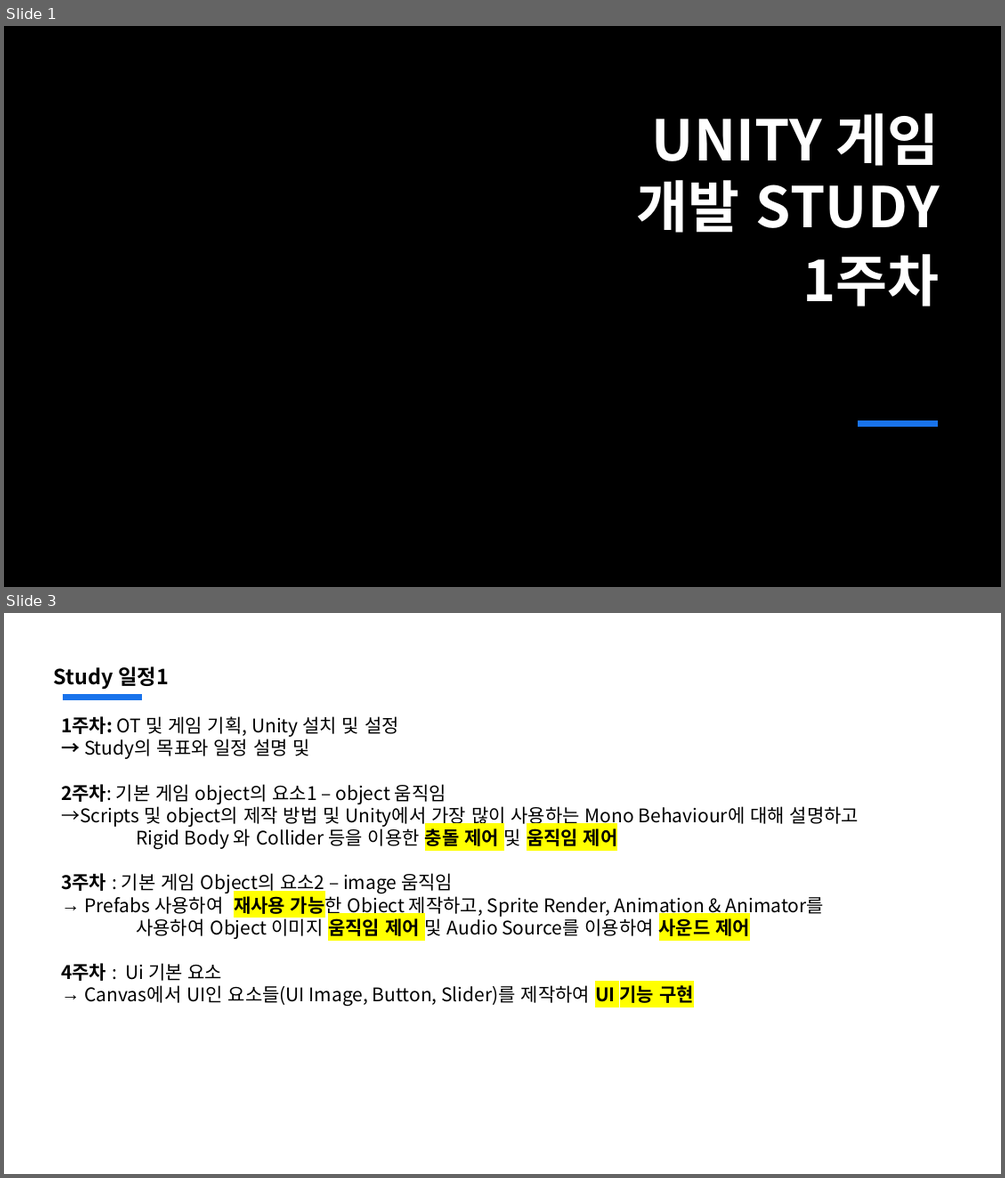
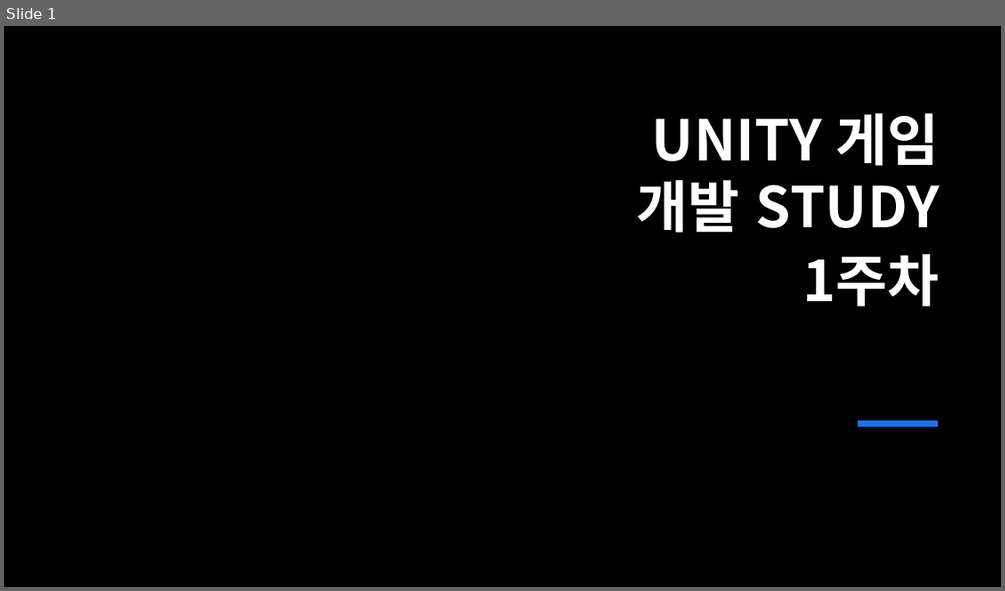
Before and after one commit to jsjin01/MJsec_Unity_Mentoring, a slide deck: MJsec_게임 개발 멘토링/MJsec_4주차.pptx. Shown one above the other, each under a label of ours: slides 1 and 3 before the commit, slide 1 after it; the slides between them are not shown. The pictures are 1005x1178 and 1005x591 pixels, drawn with LibreOffice and Linux fonts; fonts in the diff are those of the drawing; background and template pictures are left out. Boxes give left, top, right and bottom in pixels: in the first picture for what was removed or moved away, otherwise in the second. Text is boxed around its words. In the diff, an @@ line names an element or a change of style, - is before the commit and + after.

```diff
--- a/MJsec_게임 개발 멘토링/MJsec_4주차.pptx
+++ b/MJsec_게임 개발 멘토링/MJsec_4주차.pptx
@@ slide 3 removed at (4,613,1001,1174), background #FFFFFF @@
@@ text removed at (54,666,169,690) @@
-Study 일정1
@@ text removed at (61,716,858,1006) @@
-1주차: OT 및 게임 기획, Unity 설치 및 설정
-→ Study의 목표와 일정 설명 및
-2주차: 기본 게임 object의 요소1 – object 움직임
-→Scripts 및 object의 제작 방법 및 Unity에서 가장 많이 사용하는 Mono Behaviour에 대해 설명하고
-Rigid Body 와 Collider 등을 이용한 충돌 제어 및 움직임 제어
-3주차 : 기본 게임 Object의 요소2 – image 움직임
-→ Prefabs 사용하여 재사용 가능한 Object 제작하고, Sprite Render, Animation & Animator를
-사용하여 Object 이미지 움직임 제어 및 Audio Source를 이용하여 사운드 제어
-4주차 : Ui 기본 요소
-→ Canvas에서 UI인 요소들(UI Image, Button, Slider)를 제작하여 UI 기능 구현
@@ line removed from (63, 698) to (142, 698) @@
```
Also in this commit, not shown: 13 slides added, 8 other slides removed, 12 other files.
